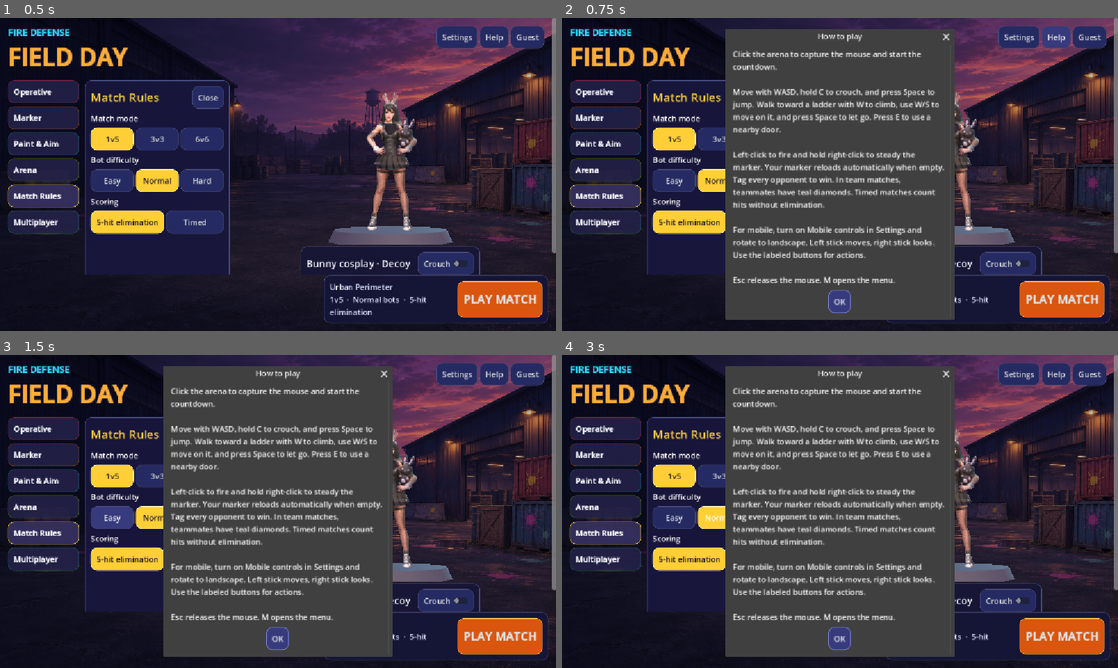
Above: before the commit, frames 1-4 (two rows, left to right).
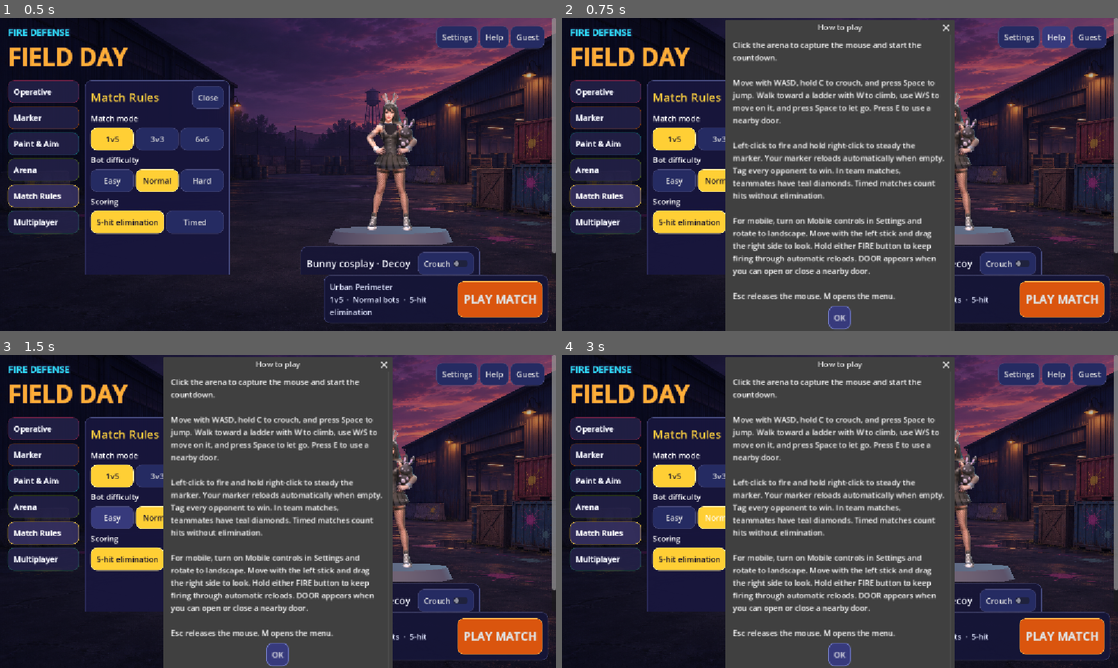
Above: after the commit, the same moments.

Repository: 302stang86/fdfd
Game: Godot game, scene res://menu.tscn
The game is run twice, just before and just after one commit, with the same random seed, the same clock (stepped at 60 frames per second) and the same inputs.
Inputs:
- Up to frame 1 (0.5 s): no input
- Up to frame 2 (0.75 s): click "Help" at 0.5 s
- Up to frame 3 (1.5 s): click "Easy" at 1.25 s
- Up to frame 4 (3 s): click "Easy" at 2 s; click "Normal" at 2.75 s

Frame 1 is identical in both runs. In frame 2, 13% of the frame differs, in the area x 29-71%, y 0-100%; in frame 3, 13%; in frame 4, 13%.

Commit message:
Update menu.gd for mobile play

Diff:
--- a/menu.gd
+++ b/menu.gd
@@ -19,6 +19,9 @@
 const DESCRIPTIONS := ["Rapid fire · slow reload", "Slow fire · fast reload", "Slow fire · moderate reload · area splash"]
 
 var home: VBoxContainer
+var frame: VBoxContainer
+var menu_scroll: ScrollContainer
+var mobile_device := false
 var outfits: OptionButton
 var markers: OptionButton
 var maps: OptionButton
@@ -70,11 +73,12 @@
 	shade.mouse_filter = Control.MOUSE_FILTER_IGNORE
 	add_child(shade)
 	shade.set_anchors_and_offsets_preset(PRESET_FULL_RECT)
-	var frame := VBoxContainer.new()
+	frame = VBoxContainer.new()
 	frame.add_theme_constant_override("separation", 0)
 	add_child(frame)
 	frame.set_anchors_and_offsets_preset(PRESET_FULL_RECT)
 	var scroll := ScrollContainer.new()
+	menu_scroll = scroll
 	scroll.size_flags_vertical = Control.SIZE_EXPAND_FILL
 	scroll.horizontal_scroll_mode = ScrollContainer.SCROLL_MODE_DISABLED
 	scroll.follow_focus = true
@@ -181,12 +185,16 @@
 	home.add_child(volume)
 	apply_volume(volume.value)
 	volume.value_changed.connect(apply_volume)
-	var phone := OS.has_feature("web_android") or OS.has_feature("web_ios") or OS.has_feature("mobile")
+	mobile_device = OS.has_feature("web_android") or OS.has_feature("web_ios") or OS.has_feature("mobile")
+	if OS.has_feature("web"):
+		mobile_device = mobile_device or bool(JavaScriptBridge.eval("matchMedia('(pointer: coarse)').matches"))
 	mobile_button = CheckButton.new()
 	mobile_button.text = "Mobile controls"
-	mobile_button.button_pressed = bool(settings.get_value("match", "mobile", phone))
+	mobile_button.button_pressed = bool(settings.get_value("match", "mobile", mobile_device))
 	home.add_child(mobile_button)
-	mobile_button.toggled.connect(func(_active: bool): save_match_setup())
+	mobile_button.toggled.connect(func(_active: bool):
+		save_match_setup()
+		update_menu_layout())
 	add_button("Cheat mode", open_cheats)
 
 	build_stage()
@@ -216,6 +224,7 @@
 	refresh_showcase()
 	update_summary()
 	resized.connect(update_menu_layout)
+	frame.minimum_size_changed.connect(update_menu_layout.call_deferred)
 	update_menu_layout()
 	show_drawer("Match Rules" if size.x >= 900.0 else "")
 
@@ -231,7 +240,19 @@
 			get_viewport().set_input_as_handled()
 
 func update_menu_layout() -> void:
-	var compact := size.x < 900.0
+	var fit := mobile_device or mobile_button.button_pressed
+	menu_scroll.vertical_scroll_mode = ScrollContainer.SCROLL_MODE_DISABLED if fit else ScrollContainer.SCROLL_MODE_AUTO
+	menu_scroll.follow_focus = not fit
+	if fit:
+		frame.set_anchors_and_offsets_preset(PRESET_TOP_LEFT)
+		var minimum := frame.get_combined_minimum_size().max(Vector2(940, 650))
+		var factor := maxf(0.01, minf(1.0, minf(size.x / minimum.x, size.y / minimum.y)))
+		frame.scale = Vector2.ONE * factor
+		frame.size = size / factor
+	else:
+		frame.scale = Vector2.ONE
+		frame.set_anchors_and_offsets_preset(PRESET_FULL_RECT)
+	var compact := not fit and size.x < 900.0
 	header.vertical = size.x < 520.0
 	layout.vertical = compact
 	side.vertical = compact
@@ -498,7 +519,7 @@
 		stage.accept_event()
 
 func show_help() -> void:
-	show_info("How to play", "Click the arena to capture the mo …(476 unchanged characters)… ls in Settings and rotate to landscape. Left stick moves, right stick looks. Use the labeled buttons for actions.\n\nEsc releases the mouse. M opens the menu.")
+	show_info("How to play", "Click the arena to capture the mo …(476 unchanged characters)… ls in Settings and rotate to landscape. Move with the left stick and drag the right side to look. Hold either FIRE button to keep firing through automatic reloads. DOOR appears when you can open or close a nearby door.\n\nEsc releases the mouse. M opens the menu.")
 
 func show_info(title: String, body: String) -> void:
 	var dialog := AcceptDialog.new()
